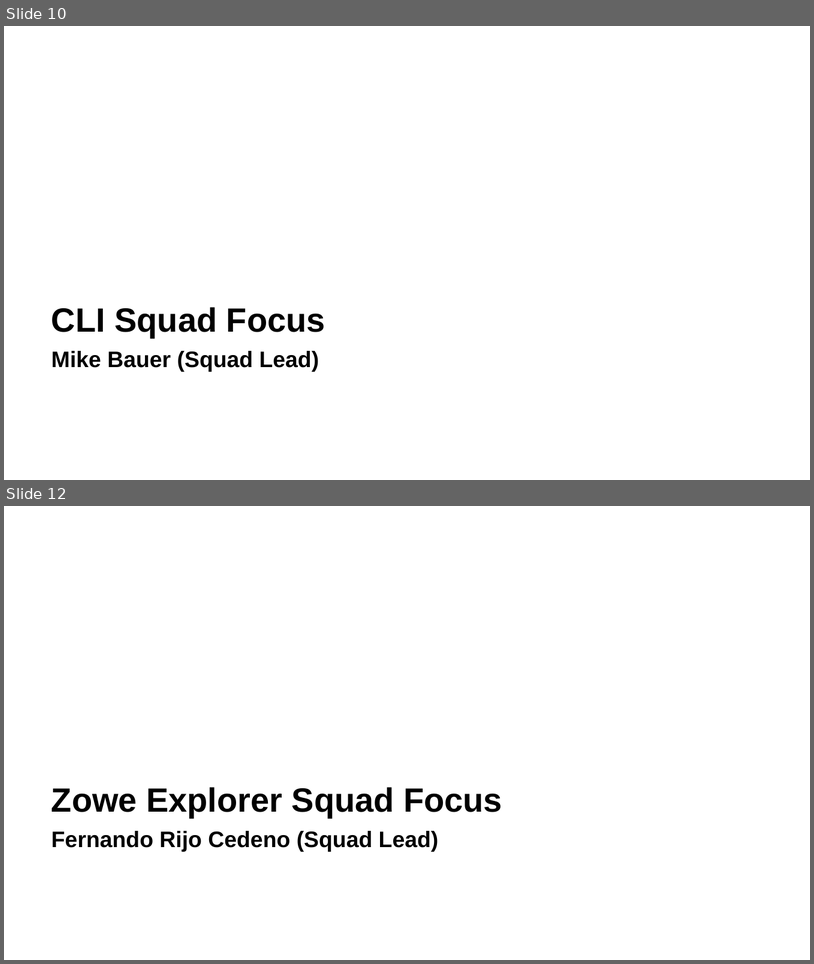
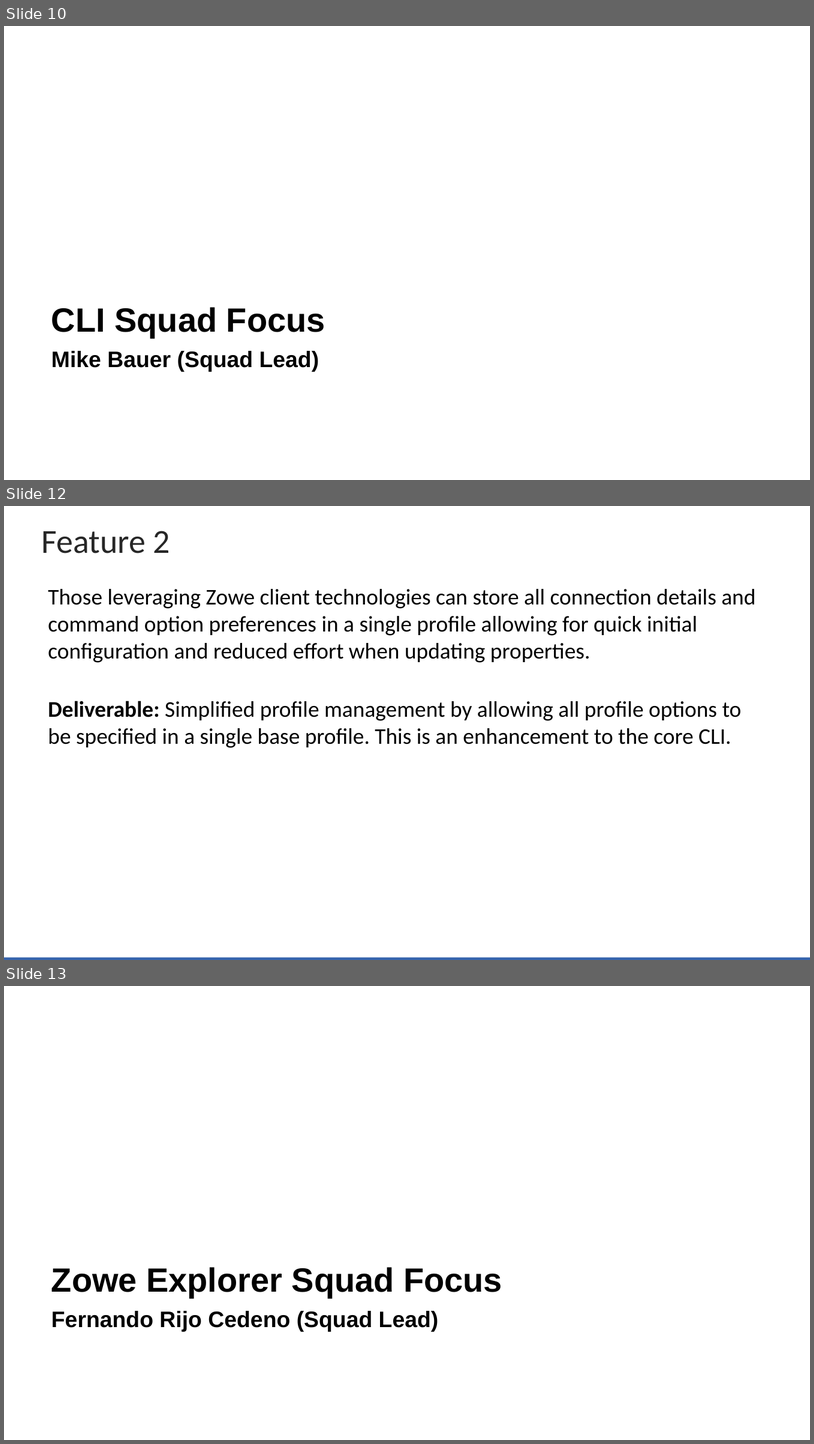
Before and after one commit to zowe/community, a slide deck: Project Management/20PI3 Planning/Zowe Community Squad Focus for 20PI3.pptx. Shown one above the other, each under a label of ours: slides 10 and 12 before the commit, slides 10, 12 and 13 after it; the slides between them are not shown. The pictures are 814x964 and 814x1444 pixels, drawn with LibreOffice and Linux fonts; fonts in the diff are those of the drawing; background and template pictures are left out. Boxes give left, top, right and bottom in pixels: in the first picture for what was removed or moved away, otherwise in the second. Text is boxed around its words. In the diff, an @@ line names an element or a change of style, - is before the commit and + after.

```diff
--- a/Project Management/20PI3 Planning/Zowe Community Squad Focus for 20PI3.pptx
+++ b/Project Management/20PI3 Planning/Zowe Community Squad Focus for 20PI3.pptx
@@ slide 12 added at bbox=[4, 506, 810, 960], background #FFFFFF @@
@@ title added at bbox=[42, 531, 170, 553], 30 pt, text #262626 @@
+Feature 2
@@ text added at bbox=[48, 589, 756, 748], 20 pt, text #000000 @@
+Those leveraging Zowe client technologies can store all connection details and command option preferences in a single profile allowing for quick initial configuration and reduced effort when updating properties.
+Deliverable: Simplified profile management by allowing all profile options to be specified in a single base profile. This is an enhancement to the core CLI.
@@ rectangle added at bbox=[4, 957, 810, 960], fill #3664AD @@
@@ what was slide 12 is now slide 13 @@
```
Also in this commit, not shown: 4 slides changed, 4 other slides added, 3 slides removed.
